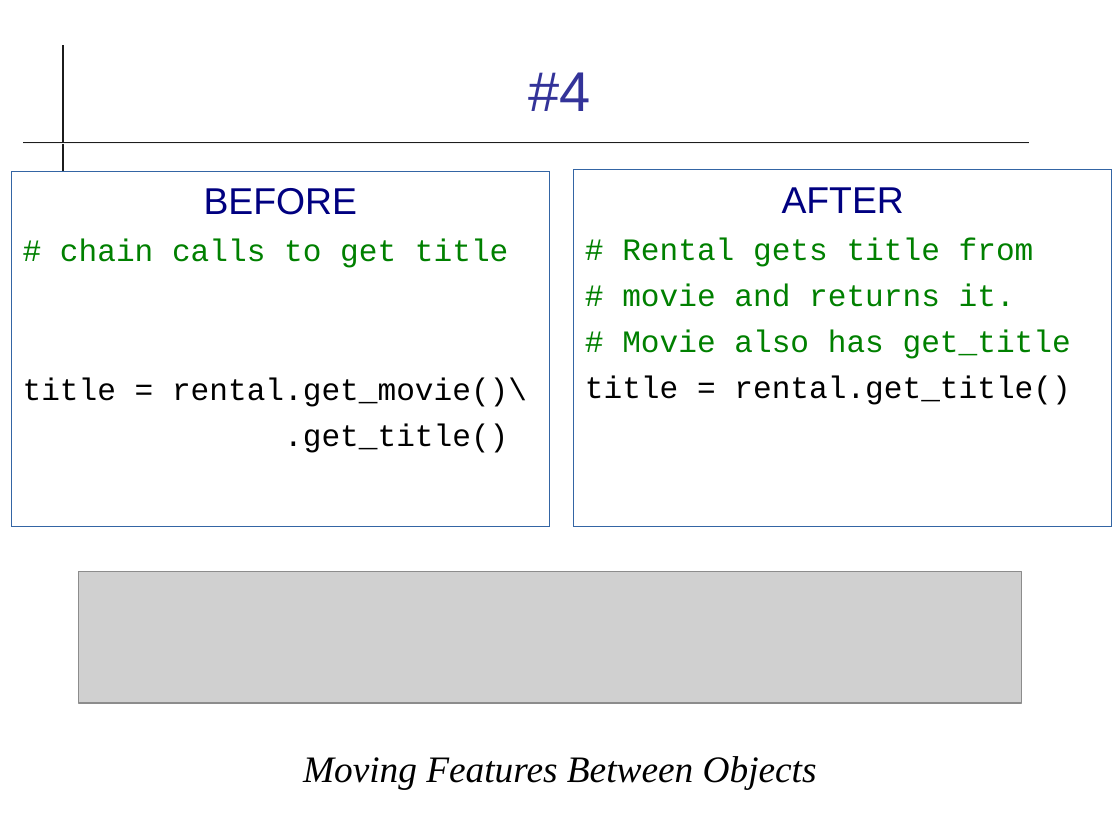
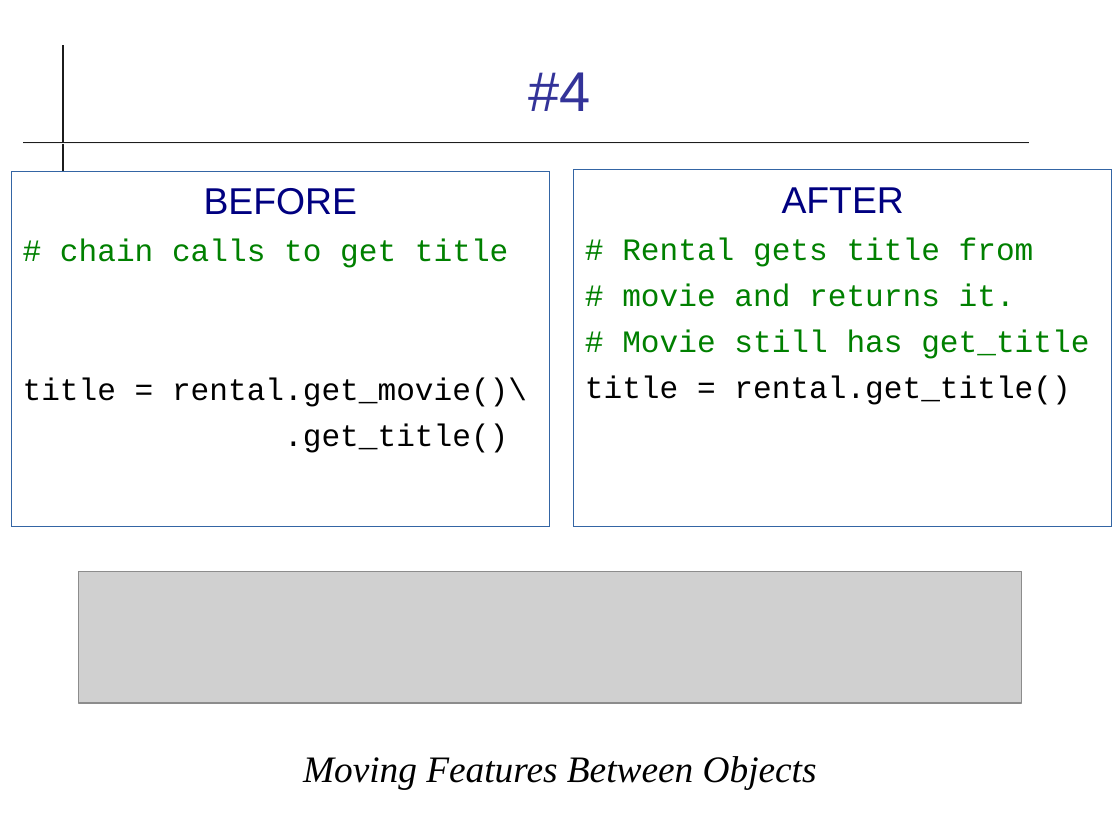
Before and after one commit to cpske/ISP, a slide deck: slide 6 of refactoring/Refactoring-Review.odp (slide 5 before the commit). Drawn at 1120x840 pixels with LibreOffice and Linux fonts; fonts in the diff are those of the drawing; grey boxes stand for pictures. Boxes give left, top, right and bottom in pixels: in the first picture for what was removed or moved away, otherwise in the second. Text is boxed around its words. In the diff, an @@ line names an element or a change of style, - is before the commit and + after.

```diff
--- a/refactoring/Refactoring-Review.odp
+++ b/refactoring/Refactoring-Review.odp
@@ text at (622,330,1089,359): text changed @@
-# Movie also has get_title
+# Movie still has get_title
```
Also in this commit, not shown: 9 other slides changed, 3 slides added, 3 slides removed, 9 other files.
